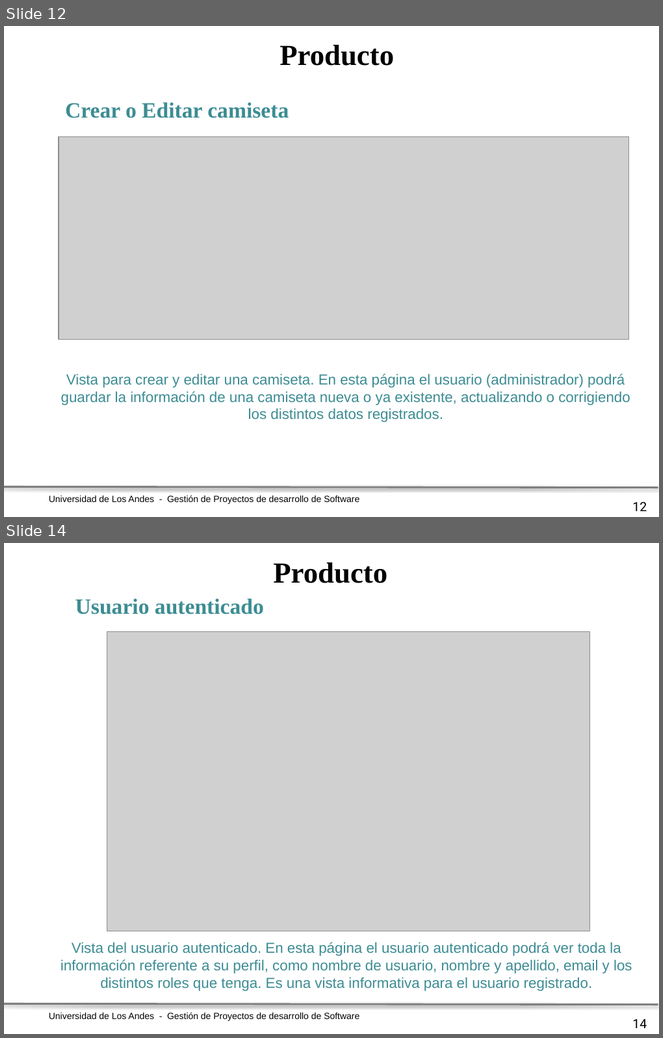
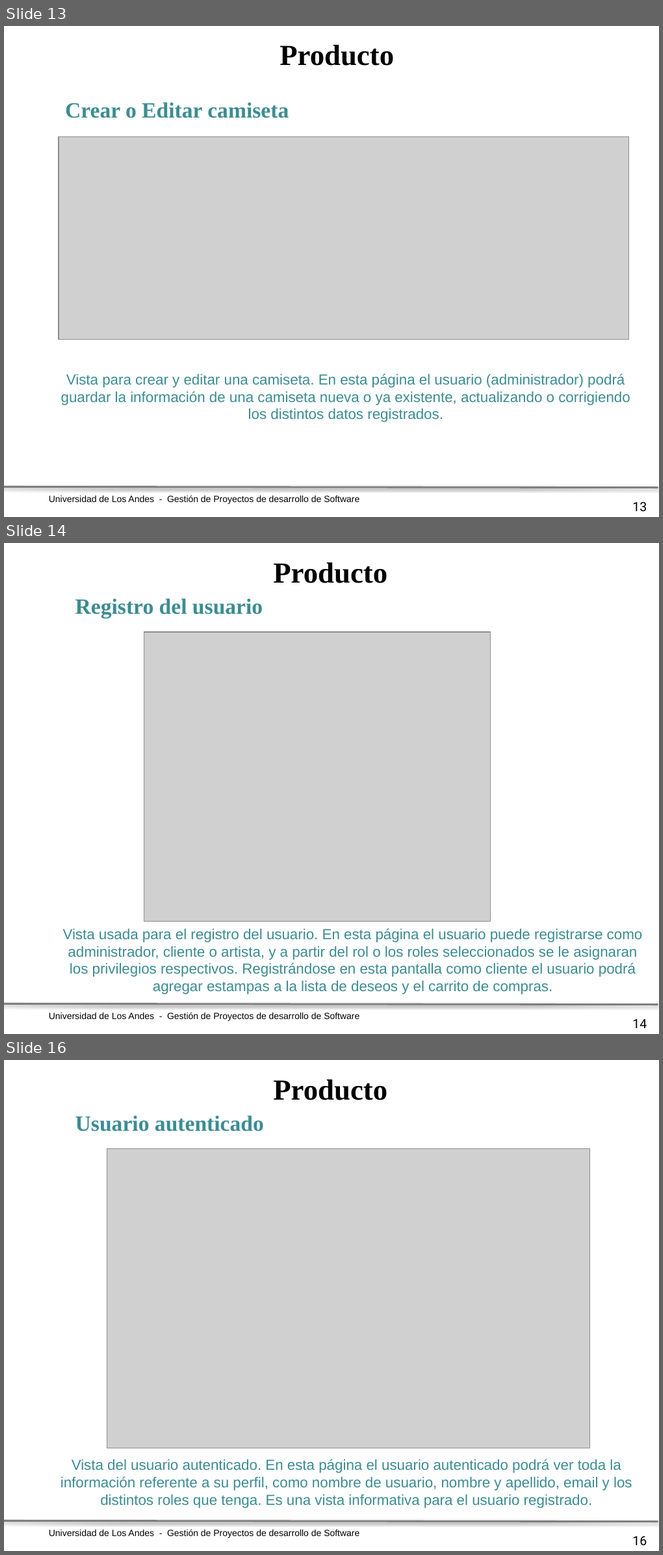
Before and after one commit to Uniandes-MISO4203-backup/stamps-201620, a slide deck: imgs/Presentacion Producto Ciclo4_Grupo3.pptx. Shown one above the other, each under a label of ours: slides 12 and 14 before the commit, slides 13, 14 and 16 after it; the slides between them are not shown. The pictures are 663x1038 and 663x1555 pixels, drawn with LibreOffice and Linux fonts; fonts in the diff are those of the drawing; grey boxes stand for pictures; background and template pictures are left out. Boxes give left, top, right and bottom in pixels: in the first picture for what was removed or moved away, otherwise in the second. Text is boxed around its words. In the diff, an @@ line names an element or a change of style, - is before the commit and + after.

```diff
--- a/imgs/Presentacion Producto Ciclo4_Grupo3.pptx
+++ b/imgs/Presentacion Producto Ciclo4_Grupo3.pptx
@@ slide 14 added at [4, 543, 659, 1034], background picture (left out); not listed: 2 template elements that a slide beside it also shows @@
@@ text added at [273, 563, 388, 583], 32 pt, text #000000, bold @@
+Producto
@@ text added at [76, 598, 263, 618], 24 pt, text #3C8C93, bold @@
+Registro del usuario
@@ picture added at [144, 632, 491, 922] @@
@@ text added at [63, 928, 643, 995], 16 pt, text #3C8C93 @@
+Vista usada para el registro del usuario. En esta página el usuario puede registrarse como administrador, cliente o artista, y a partir del rol o los roles seleccionados se le asignaran los privilegios respectivos. Registrándose en esta pantalla como cliente el usuario podrá agregar estampas a la lista de deseos y el carrito de compras.
@@ page number added at [633, 1019, 647, 1029], 14 pt, text #000000 @@
+14
@@ what was slide 12 is now slide 13 @@
@@ page number at [633, 502, 647, 512]: text changed @@
-12
+13
@@ what was slide 14 is now slide 16 @@
@@ page number at [633, 1536, 647, 1546]: text changed @@
-14
+16
```
Also in this commit, not shown: 4 slides changed, 3 other slides added.
